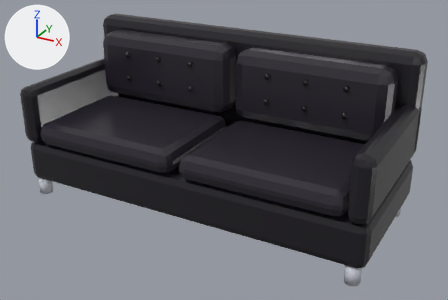
What one commit did to the Blender file art/blender/seat_leatherCouch.blend.
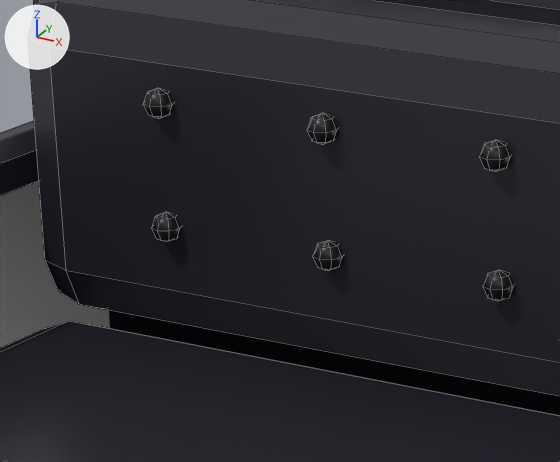
The first picture shows the older version from a camera (50 mm lens) standing at (1.44, -2.538, 1.567) and looking at (0.061, -0.03, 0.313). The close-ups show the older and then the newer version on the part from 22% to 45% of the width and 12% to 40% of the height of that picture. Only the edits that show in the close-ups are written down. Lighting does not change. The marker at upper left points along +X, +Y and +Z. The close-ups show mesh edges as thin lines.

Names of what the first close-up shows: 'Arm-0.92', 'BackButton0-0.20.55', 'BackButton0-0.20.68', 'BackButton00.00.55', 'BackButton00.00.68', 'BackButton00.20.55', 'BackButton00.20.68', 'BackCushion0', 'BackRest', 'Seat0'.
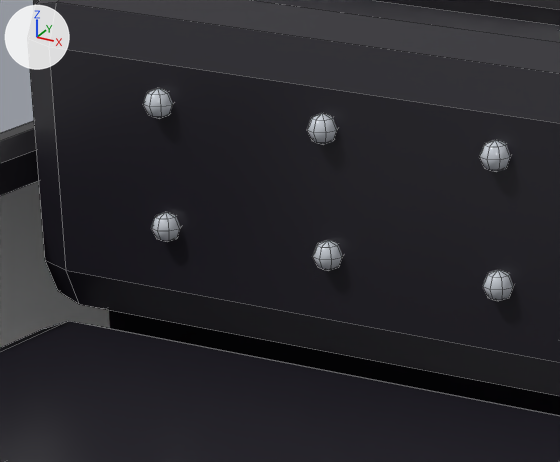
What differs and where, as boxes (x1, y1, x2, y2) in the close-ups (560 x 462 px):
'BackButton00.20.55', recoloured (black to light grey)
    both: (483, 270, 513, 301)
part 1 of me_sphere, recoloured (black to light grey)
    both: (151, 212, 180, 242)
part 2 of me_sphere_001, recoloured (black to light grey)
    both: (143, 88, 173, 119)
part 3 of me_sphere_002, recoloured (black to light grey)
    both: (313, 240, 343, 271)
part 4 of me_sphere_003, recoloured (black to light grey)
    both: (307, 113, 337, 145)
part 5 of me_sphere_005, recoloured (black to light grey)
    both: (480, 140, 511, 172)

What the commit changed:
Material 'P#cfd4dc' (mat_p_cfd4dc) is new.
Its base color is (0.624, 0.658, 0.716) (light grey #cfd4dc).
Its roughness is 0.15.
me_sphere has 26 vertices, 32 faces and spans x -0.016..0.016, y -0.016..0.016, z -0.016..0.016.
me_sphere is used by ob_backbutton0_0_20_55; parent ob_seat_leathercouch; location (-0.62, 0.115, 0.55).
me_sphere part 1: 32 faces spanning x -0.016..0.016, y -0.016..0.016, z -0.016..0.016 switch from mat_p_0e0c10 (black #0e0c10) to mat_p_cfd4dc (light grey #cfd4dc).
me_sphere_001 has 26 vertices, 32 faces and spans x -0.016..0.016, y -0.016..0.016, z -0.016..0.016.
me_sphere_001 is used by ob_backbutton0_0_20_68; parent ob_seat_leathercouch; location (-0.62, 0.115, 0.68).
me_sphere_001 part 2: 32 faces spanning x -0.016..0.016, y -0.016..0.016, z -0.016..0.016 switch from mat_p_0e0c10 (black #0e0c10) to mat_p_cfd4dc (light grey #cfd4dc).
me_sphere_002 has 26 vertices, 32 faces and spans x -0.016..0.016, y -0.016..0.016, z -0.016..0.016.
me_sphere_002 is used by ob_backbutton00_00_55; parent ob_seat_leathercouch; location (-0.42, 0.115, 0.55).
me_sphere_002 part 3: 32 faces spanning x -0.016..0.016, y -0.016..0.016, z -0.016..0.016 switch from mat_p_0e0c10 (black #0e0c10) to mat_p_cfd4dc (light grey #cfd4dc).
me_sphere_003 has 26 vertices, 32 faces and spans x -0.016..0.016, y -0.016..0.016, z -0.016..0.016.
me_sphere_003 is used by ob_backbutton00_00_68; parent ob_seat_leathercouch; location (-0.42, 0.115, 0.68).
me_sphere_003 part 4: 32 faces spanning x -0.016..0.016, y -0.016..0.016, z -0.016..0.016 switch from mat_p_0e0c10 (black #0e0c10) to mat_p_cfd4dc (light grey #cfd4dc).
me_sphere_004 has 26 vertices, 32 faces and spans x -0.016..0.016, y -0.016..0.016, z -0.016..0.016.
me_sphere_004 no longer uses material mat_p_0e0c10 (black #0e0c10).
me_sphere_004 gains material mat_p_cfd4dc (light grey #cfd4dc).
me_sphere_005 has 26 vertices, 32 faces and spans x -0.016..0.016, y -0.016..0.016, z -0.016..0.016.
me_sphere_005 is used by ob_backbutton00_20_68; parent ob_seat_leathercouch; location (-0.22, 0.115, 0.68).
me_sphere_005 part 5: 32 faces spanning x -0.016..0.016, y -0.016..0.016, z -0.016..0.016 switch from mat_p_0e0c10 (black #0e0c10) to mat_p_cfd4dc (light grey #cfd4dc).
